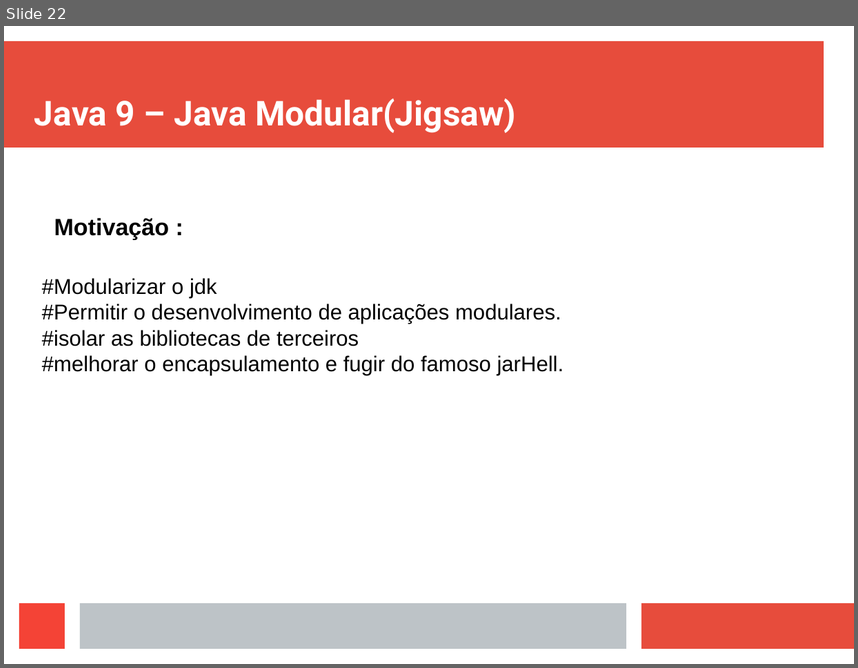
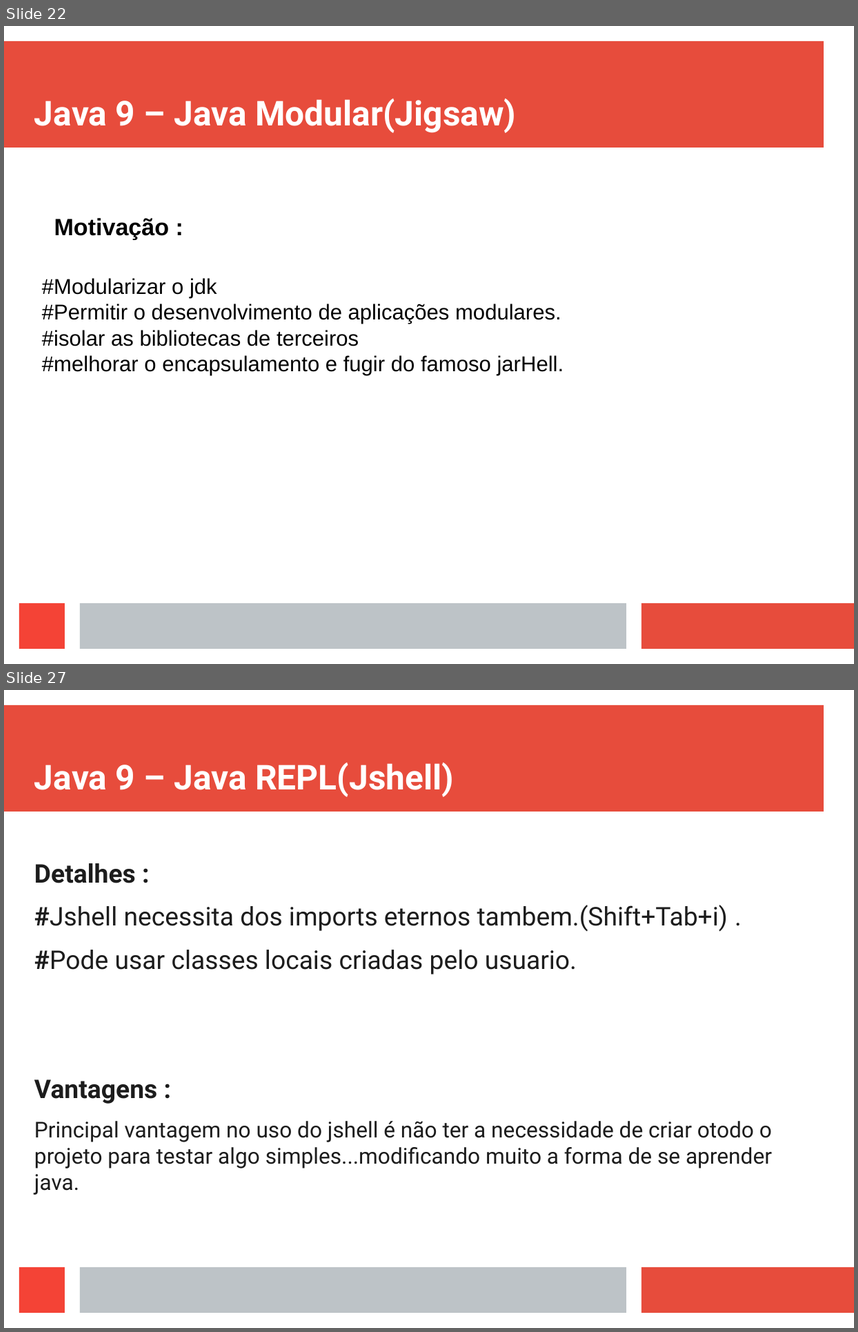
Before and after one commit to viniciusFortti/test, a slide deck: Apresentação/ApresentaçãoTerceiraSemana.odp. Shown one above the other, each under a label of ours: slide 22 before the commit, slides 22 and 27 after it; the slides between them are not shown. The pictures are 858x668 and 858x1332 pixels, drawn with LibreOffice and Linux fonts; fonts in the diff are those of the drawing. Boxes give left, top, right and bottom in pixels: in the first picture for what was removed or moved away, otherwise in the second. Text is boxed around its words. In the diff, an @@ line names an element or a change of style, - is before the commit and + after.

```diff
--- a/Apresentação/ApresentaçãoTerceiraSemana.odp
+++ b/Apresentação/ApresentaçãoTerceiraSemana.odp
@@ slide 27 added at box(4, 690, 854, 1328), background #FFFFFF; not listed: 4 template elements that a slide beside it also shows @@
@@ title added at box(34, 762, 454, 797), 32 pt, text #FFFFFF, bold @@
+Java 9 – Java REPL(Jshell)
@@ text added at box(34, 863, 772, 1194), 20.4 pt, text #1C1C1C @@
+Detalhes :
+#Jshell necessita dos imports eternos tambem.(Shift+Tab+i) .
+#Pode usar classes locais criadas pelo usuario.
+Vantagens :
+Principal vantagem no uso do jshell é não ter a necessidade de criar otodo o projeto para testar algo simples...modificando muito a forma de se aprender java.
```
Also in this commit, not shown: 11 other slides added, 3 other files.
